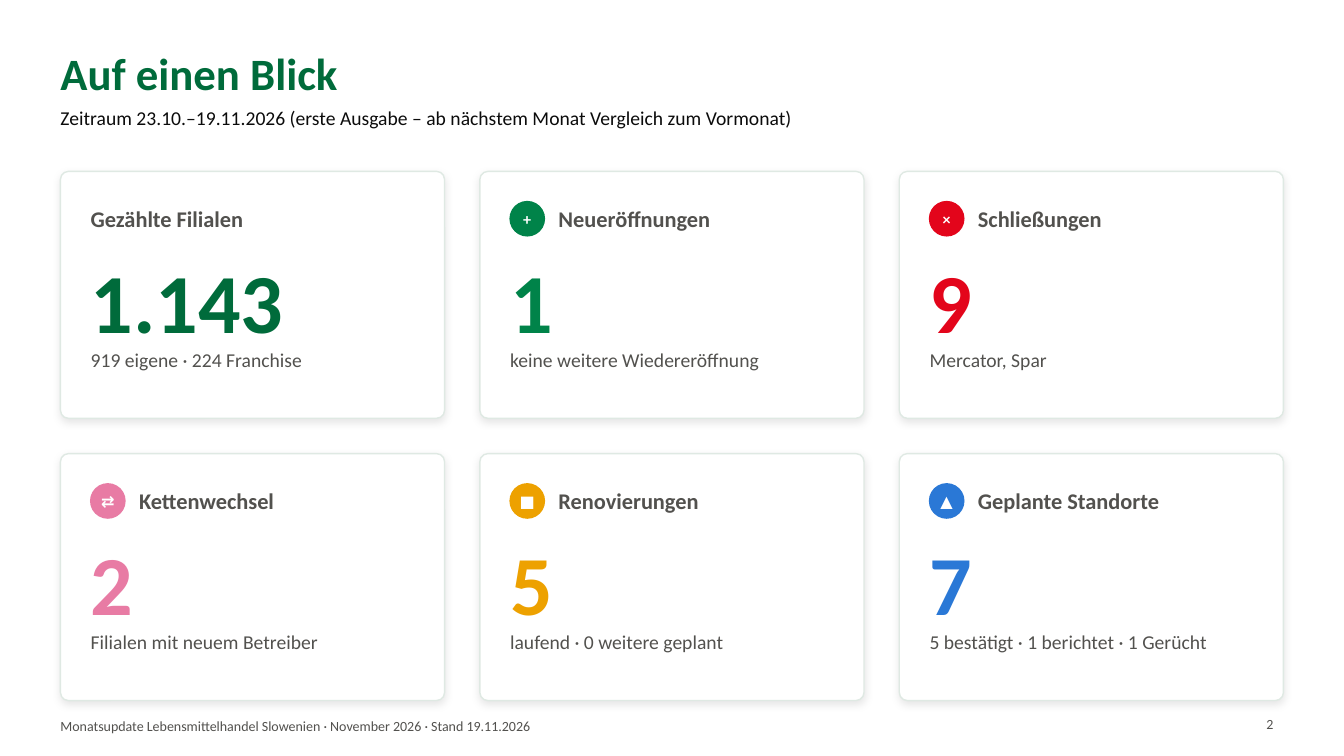
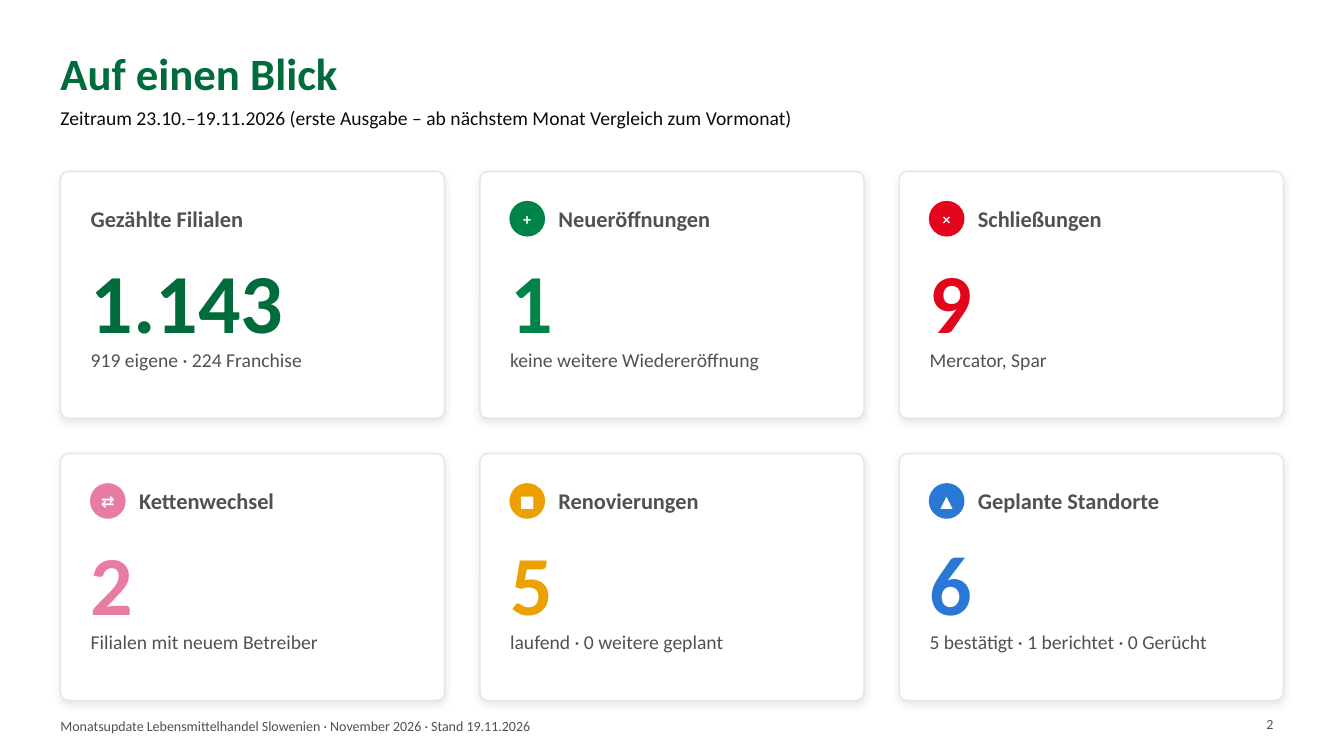
Before and after one commit to petersparnepremicnine-del/filialtracker-update, a slide deck: slide 2 of archiv/2026-11.pptx. Drawn at 1344x756 pixels with LibreOffice and Linux fonts; fonts in the diff are those of the drawing. Boxes give left, top, right and bottom in pixels: in the first picture for what was removed or moved away, otherwise in the second. Text is boxed around its words. In the diff, an @@ line names an element or a change of style, - is before the commit and + after.

```diff
--- a/archiv/2026-11.pptx
+++ b/archiv/2026-11.pptx
@@ text at [930, 557, 973, 616]: text changed @@
-7
+6
@@ text at [930, 635, 1206, 653]: text changed @@
-5 bestätigt · 1 berichtet · 1 Gerücht
+5 bestätigt · 1 berichtet · 0 Gerücht
```
Also in this commit, not shown: 1 other slide changed, 5 other files.
